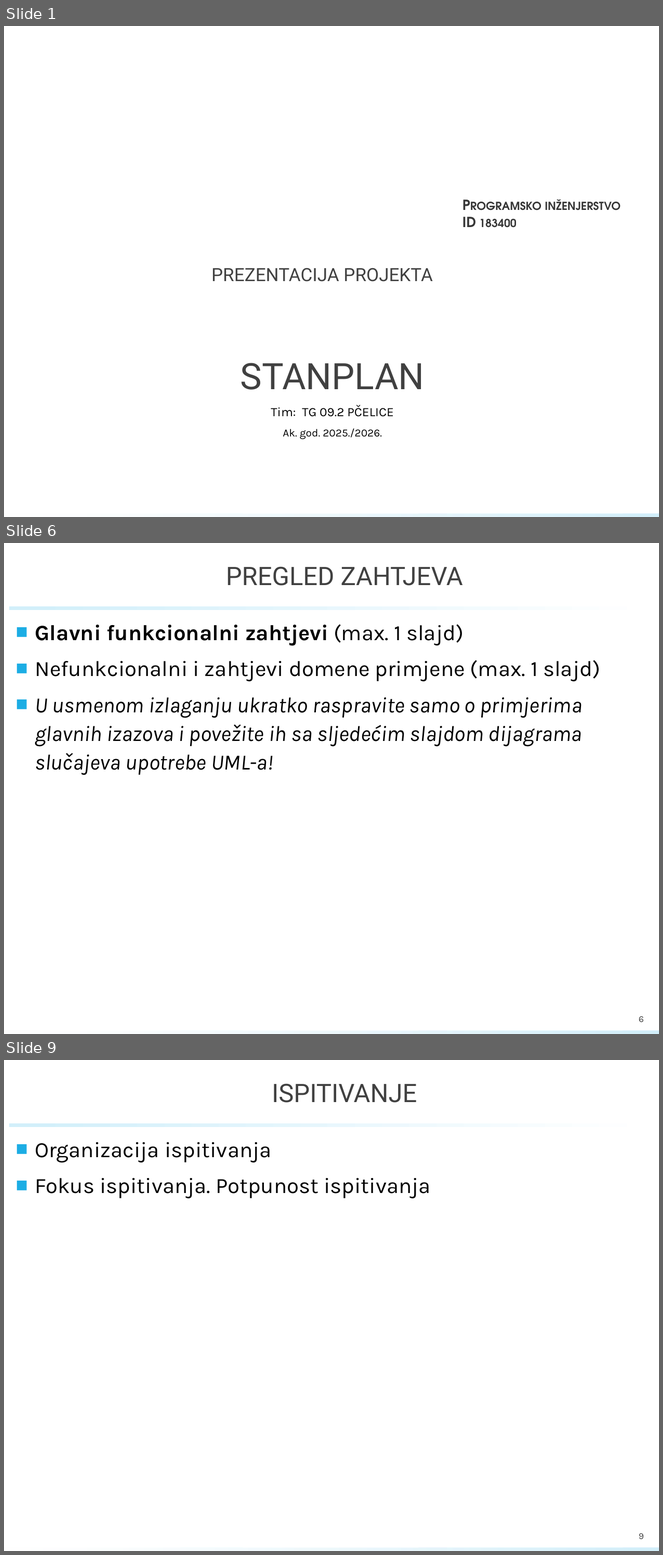
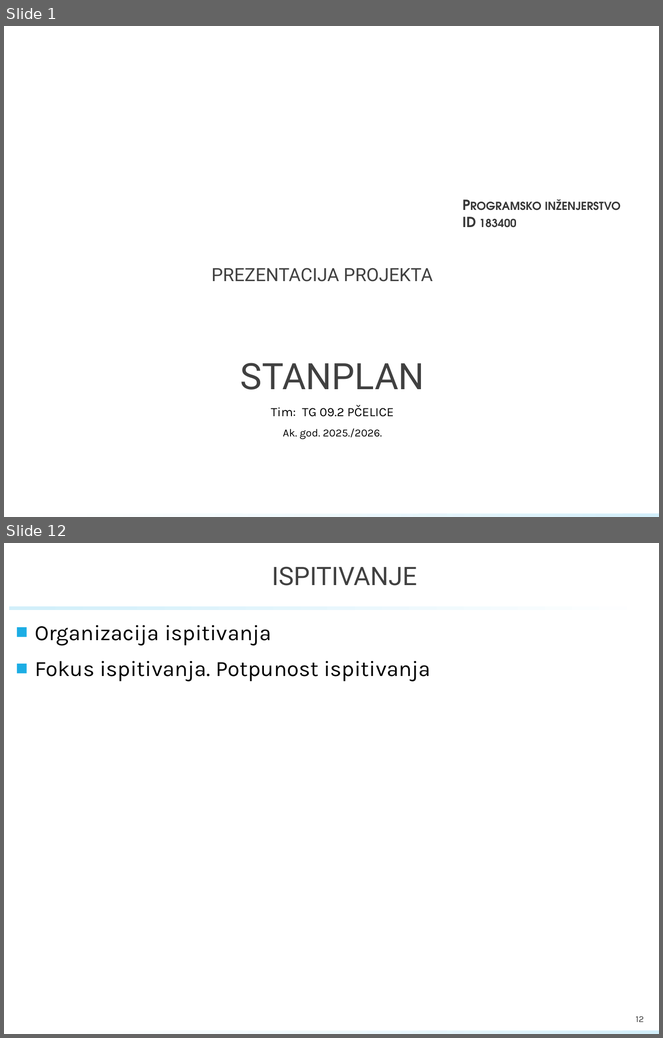
Before and after one commit to Luka-Sever/StambPravo, a slide deck: PROINZ_TG09.2_StanPlan.pptx. Shown one above the other, each under a label of ours: slides 1, 6 and 9 before the commit, slides 1 and 12 after it; the slides between them are not shown. The pictures are 663x1555 and 663x1038 pixels, drawn with LibreOffice and Linux fonts; fonts in the diff are those of the drawing; background and template pictures are left out. Boxes give left, top, right and bottom in pixels: in the first picture for what was removed or moved away, otherwise in the second. Text is boxed around its words. In the diff, an @@ line names an element or a change of style, - is before the commit and + after.

```diff
--- a/PROINZ_TG09.2_StanPlan.pptx
+++ b/PROINZ_TG09.2_StanPlan.pptx
@@ slide 6 removed at [4,543,659,1034], background #FFFFFF; not listed: 2 template elements that a slide beside it also shows @@
@@ title removed at [226,566,463,586] @@
-PREGLED ZAHTJEVA
@@ text removed at [35,624,600,775] @@
-■ Glavni funkcionalni zahtjevi (max. 1 slajd)
-■ Nefunkcionalni i zahtjevi domene primjene (max. 1 slajd)
-■ U usmenom izlaganju ukratko raspravite samo o primjerima glavnih izazova i povežite ih sa sljedećim slajdom dijagrama slučajeva upotrebe UML-a!
@@ page number removed at [639,1017,644,1022] @@
-6
@@ what was slide 9 is now slide 12 @@
@@ page number at [636,1017,644,1022]: text changed @@
-9
+12
```
Also in this commit, not shown: 4 slides changed, 7 slides added, 3 other slides removed.
